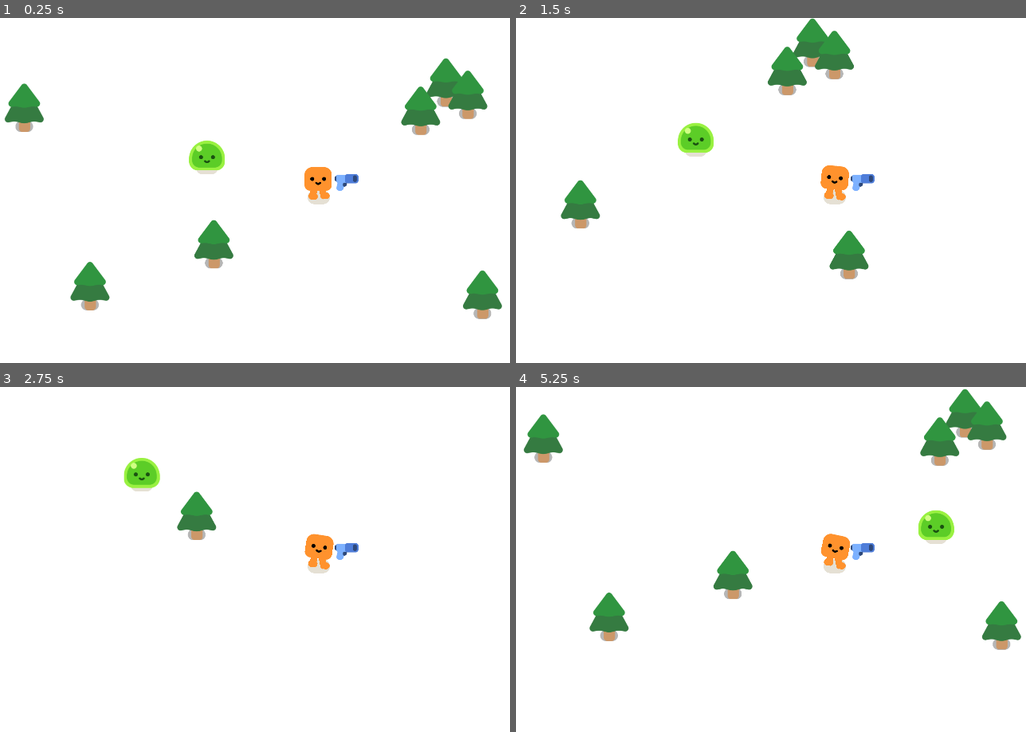
Above: before the commit, frames 1-4 (two rows, left to right).
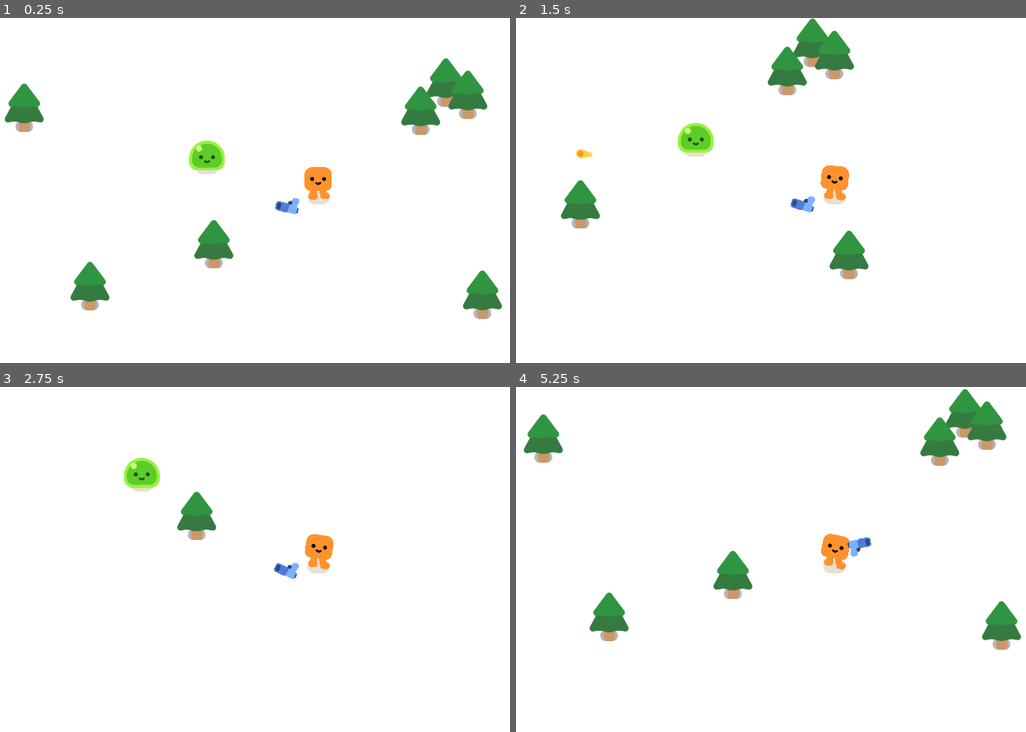
Above: after the commit, the same moments.

Repository: MiseHinoha/survivors-like-practice
Game: Godot game, scene res://survivors_game.tscn
Same seed, same stepped clock (60 frames per second), same inputs: the game is played once before the commit and once after it.
Inputs:
- Up to frame 1 (0.25 s): no input
- Up to frame 2 (1.5 s): hold D (move_right) 0.53-1.28 s; hold S (move_down) from 1.28 s (still down)
- Up to frame 3 (2.75 s): release S (move_down) at 2.03 s; hold D (move_right) from 2.03 s (still down)
- Up to frame 4 (5.25 s): release D (move_right) at 2.78 s; hold W (move_up) 2.78-3.53 s; hold A (move_left) 3.53-5.03 s; hold S (move_down) from 5.03 s (still down)

The runs differ from the first frame. In frame 1, 0.3% of the frame differs, in the area x 53-71%, y 45-58%; in frame 2, 0.4%; in frame 3, 0.3%; in frame 4, 0.7%, in the area x 65-86%, y 35-51%.

Commit message:
补充gun的旋转和射击，怪物死亡逻辑；但gun方向在负时会有偏差，需要调整

Diff:
--- /dev/null
+++ b/Bullet.gd
@@ -0,0 +1,20 @@
+extends Area2D
+
+@export var speed = 1000	# 子弹速度
+@export var travelled_distance = 0
+
+const RANGE = 1200	# 射程
+
+func _physics_process(delta):
+	var direction = Vector2.RIGHT.rotated(rotation)
+	position += direction * speed * delta
+
+	travelled_distance += speed * delta
+	if travelled_distance > RANGE:
+		queue_free()
+
+
+func _on_body_entered(body):
+	queue_free()	# 碰撞后销毁
+	if body.has_method("take_damage"):
+		body.take_damage()
--- /dev/null
+++ b/bullet.tscn
@@ -0,0 +1,22 @@
+[gd_scene load_steps=4 format=3 uid="uid://c2ucqk8dyqg60"]
+
+[ext_resource type="Script" path="res://Bullet.gd" id="1_q2anw"]
+[ext_resource type="Texture2D" uid="uid://dftkbqwsfd68r" path="res://pistol/projectile.png" id="2_nqf8c"]
+
+[sub_resource type="CircleShape2D" id="CircleShape2D_3lp1g"]
+radius = 15.0333
+
+[node name="Bullet" type="Area2D"]
+top_level = true
+collision_layer = 0
+collision_mask = 3
+script = ExtResource("1_q2anw")
+
+[node name="Projectile" type="Sprite2D" parent="."]
+position = Vector2(-10, 0)
+texture = ExtResource("2_nqf8c")
+
+[node name="CollisionShape2D" type="CollisionShape2D" parent="."]
+shape = SubResource("CircleShape2D_3lp1g")
+
+[connection signal="body_entered" from="." to="." method="_on_body_entered"]
--- a/gun.gd
+++ b/gun.gd
@@ -5,3 +5,19 @@
 	if enemies_in_range.size() > 0:
 		var target_enemy = enemies_in_range.front()	# 获取第一个
 		look_at(target_enemy.global_position)
+
+func shoot():
+	const BULLET = preload("res://bullet.tscn")
+	var new_bullet = BULLET.instantiate()	# 实例化
+
+	new_bullet.global_position = %ShootingPoint.global_position
+	new_bullet.global_rotation = %ShootingPoint.global_rotation
+
+	%ShootingPoint.add_child(new_bullet)
+
+
+func _on_timer_timeout():
+	# 获取到重叠再射击
+	var enemies_in_range = get_overlapping_bodies()	# 获取重叠
+	if enemies_in_range.size() > 0:
+		shoot()
--- a/gun.tscn
+++ b/gun.tscn
@@ -4,9 +4,11 @@
 [ext_resource type="Texture2D" uid="uid://cswb5do8rrj7q" path="res://pistol/pistol.png" id="1_qcq7o"]
 
 [sub_resource type="CircleShape2D" id="CircleShape2D_xecmp"]
-radius = 196.064
+radius = 713.908
 
 [node name="Gun" type="Area2D"]
+collision_layer = 0
+collision_mask = 2
 script = ExtResource("1_fy1ua")
 
 [node name="CollisionShape2D" type="CollisionShape2D" parent="."]
@@ -19,4 +21,11 @@
 texture = ExtResource("1_qcq7o")
 
 [node name="ShootingPoint" type="Marker2D" parent="WeaponPivot/Pistol"]
+unique_name_in_owner = true
 position = Vector2(25.1087, -10.0348)
+
+[node name="Timer" type="Timer" parent="."]
+wait_time = 0.5
+autostart = true
+
+[connection signal="timeout" from="Timer" to="." method="_on_timer_timeout"]
--- a/mob.gd
+++ b/mob.gd
@@ -1,6 +1,7 @@
 extends CharacterBody2D
 
 @export var speed = 300.0
+@export var health = 3
 
 @onready var player = get_node("/root/Game/Player")	# onready等同于放进ready函数中
 
@@ -8,3 +9,10 @@
 	var direction = global_position.direction_to(player.global_position)
 	velocity = direction * speed
 	move_and_slide()
+
+func take_damage():
+	health -= 1
+
+	# 判断角色血量
+	if health == 0:
+		queue_free()
